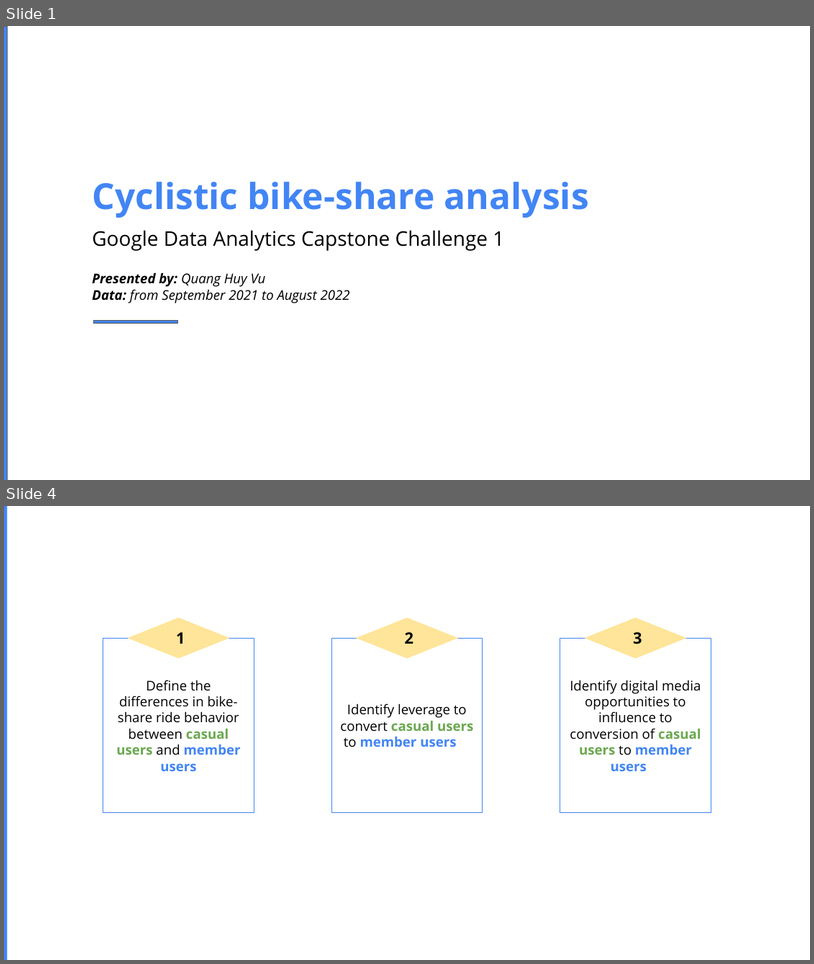
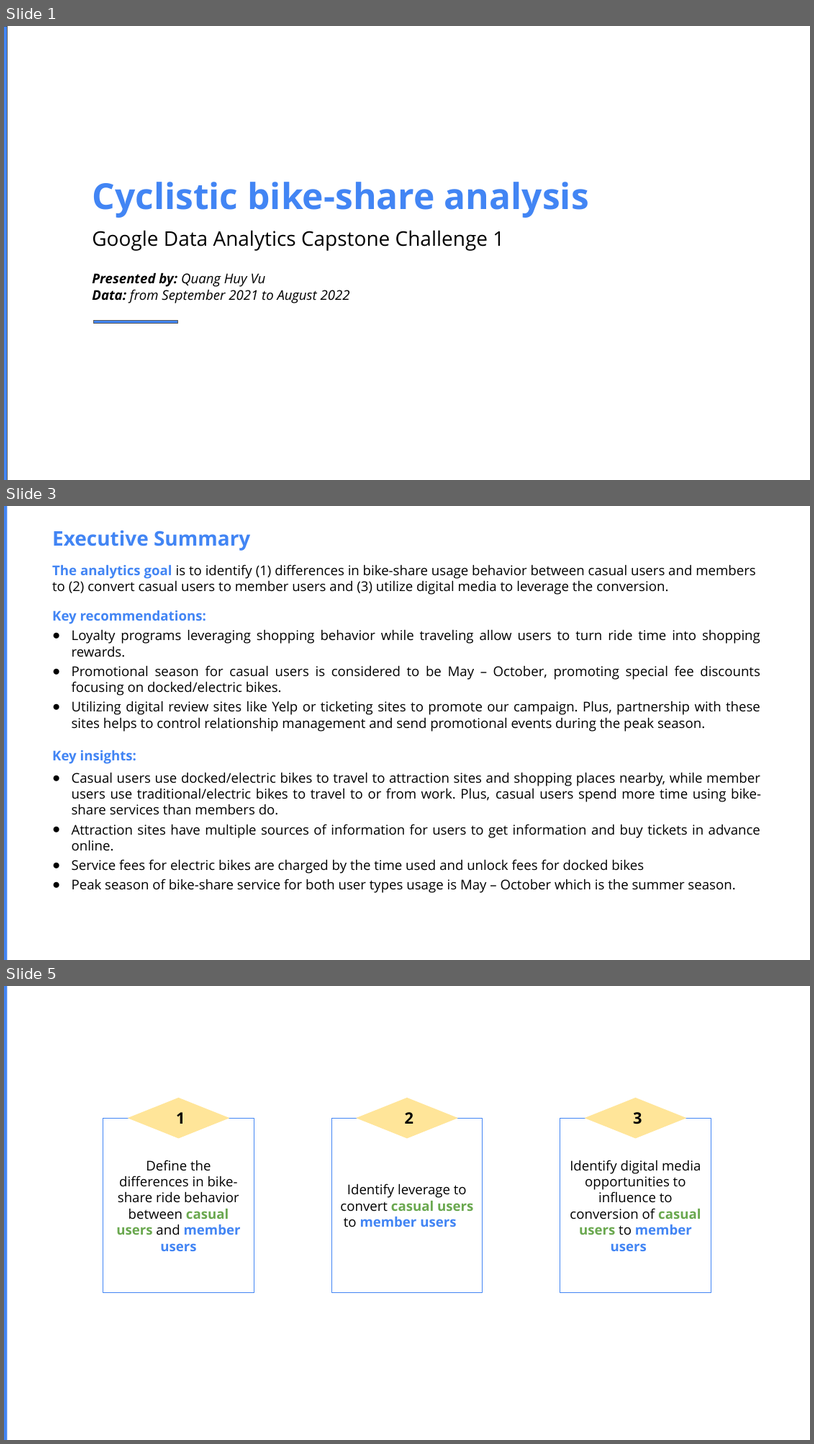
Before and after one commit to huyvuintech/gda-capstone-projects, a slide deck: Challenge1_GDACapstone_CyclistBikeshare_202209.pptx. Shown one above the other, each under a label of ours: slides 1 and 4 before the commit, slides 1, 3 and 5 after it; the slides between them are not shown. The pictures are 814x964 and 814x1444 pixels, drawn with LibreOffice and Linux fonts; fonts in the diff are those of the drawing. Boxes give left, top, right and bottom in pixels: in the first picture for what was removed or moved away, otherwise in the second. Text is boxed around its words. In the diff, an @@ line names an element or a change of style, - is before the commit and + after.

```diff
--- a/Challenge1_GDACapstone_CyclistBikeshare_202209.pptx
+++ b/Challenge1_GDACapstone_CyclistBikeshare_202209.pptx
@@ slide 3 added at (4, 506, 810, 960), background #FFFFFF @@
@@ rectangle added at (4, 506, 7, 960), fill #4285F4 @@
@@ text added at (52, 530, 250, 551), 18 pt, text #4285F4, bold @@
+Executive Summary
@@ text added at (52, 564, 756, 595), 12 pt, text #000000 @@
+The analytics goal is to identify (1) differences in bike-share usage behavior between casual users and members to (2) convert casual users to member users and (3) utilize digital media to leverage the conversion.
@@ text added at (52, 610, 206, 624), 12 pt, text #4285F4, bold @@
+Key recommendations:
@@ text added at (72, 629, 761, 731), 12 pt, text #000000 @@
+● Loyalty programs leveraging shopping behavior while traveling allow users to turn ride time into shopping rewards.
+● Promotional season for casual users is considered to be May – October, promoting special fee discounts focusing on docked/electric bikes.
+● Utilizing digital review sites like Yelp or ticketing sites to promote our campaign. Plus, partnership with these sites helps to control relationship management and send promotional events during the peak season.
@@ text added at (52, 750, 136, 764), 12 pt, text #4285F4, bold @@
+Key insights:
@@ text added at (72, 772, 761, 893), 12 pt, text #000000 @@
+● Casual users use docked/electric bikes to travel to attraction sites and shopping places nearby, while member users use traditional/electric bikes to travel to or from work. Plus, casual users spend more time using bike-share services than members do.
+● Attraction sites have multiple sources of information for users to get information and buy tickets in advance online.
+● Service fees for electric bikes are charged by the time used and unlock fees for docked bikes
+● Peak season of bike-share service for both user types usage is May – October which is the summer season.
@@ what was slide 4 is now slide 5 @@
```
Also in this commit, not shown: 3 slides changed, 2 other slides added, 2 slides removed.
